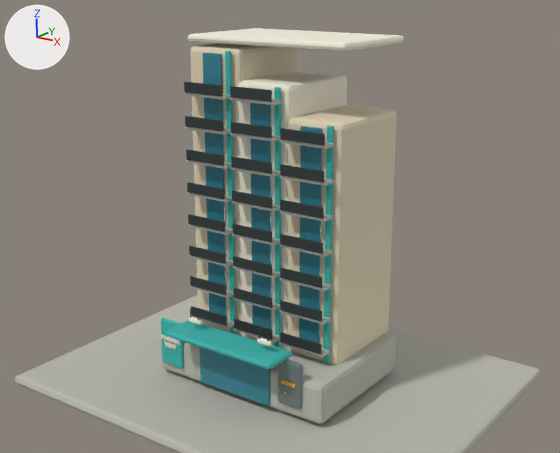
The Blender file assets/condo-marina-v2.blend as it was, and as the next commit left it.
The view is the same before and after, from the file's camera 'Camera'. Arrows for +X, +Y and +Z are at upper left; the lights stay in place. The older version comes first.

The older version as bpy lines, for what is in view:
```python
ob_devi_marina_condo_call_kit___chalk = bpy.data.objects.new('DEVI MARINA CONDO CALL KIT · Chalk', me_cube_103)
ob_devi_marina_condo_call_kit___chalk.parent = ob_devi_marina_condo_call_kit
ob_devi_marina_condo_call_kit___chalk.location = (0.0, 0.65, 9.25)
ob_devi_marina_condo_call_kit___concrete = bpy.data.objects.new('DEVI MARINA CONDO CALL KIT · Concrete', me_cube_104)
ob_devi_marina_condo_call_kit___concrete.parent = ob_devi_marina_condo_call_kit
ob_devi_marina_condo_call_kit___concrete.location = (0.0, -0.1, 0.62)
ob_devi_marina_condo_call_kit___dark_metal = bpy.data.objects.new('DEVI MARINA CONDO CALL KIT · Dark metal', me_cube_108)
ob_devi_marina_condo_call_kit___dark_metal.parent = ob_devi_marina_condo_call_kit
ob_devi_marina_condo_call_kit___dark_metal.location = (1.82, -2.08, 1.02)
ob_devi_marina_condo_call_kit___graphic_glass = bpy.data.objects.new('DEVI MARINA CONDO CALL KIT · Graphic glass', me_cube_105)
ob_devi_marina_condo_call_kit___graphic_glass.parent = ob_devi_marina_condo_call_kit
ob_devi_marina_condo_call_kit___graphic_glass.location = (0.0, -2.06, 0.92)
ob_devi_marina_condo_call_kit___ink = bpy.data.objects.new('DEVI MARINA CONDO CALL KIT · Ink', me_cylinder_014)
ob_devi_marina_condo_call_kit___ink.parent = ob_devi_marina_condo_call_kit
ob_devi_marina_condo_call_kit___ink.location = (-1.28, -2.28, 2.22)
ob_devi_marina_condo_call_kit___warm_plaster = bpy.data.objects.new('DEVI MARINA CONDO CALL KIT · Warm plaster', me_cube_048)
ob_devi_marina_condo_call_kit___warm_plaster.parent = ob_devi_marina_condo_call_kit
ob_devi_marina_condo_call_kit___warm_plaster.location = (-1.55, 0.6, 5.05)
ob_devi_marina_condo_call_kit___weathered_teal = bpy.data.objects.new('DEVI MARINA CONDO CALL KIT · Weathered teal', me_cube_050)
ob_devi_marina_condo_call_kit___weathered_teal.parent = ob_devi_marina_condo_call_kit
ob_devi_marina_condo_call_kit___weathered_teal.location = (-0.97, -0.9, 5.1)
ob_ground = bpy.data.objects.new('Ground', me_cube_111)
ob_ground.parent = ob_preview_only
ob_ground.location = (0.0, 0.0, -0.18)
```
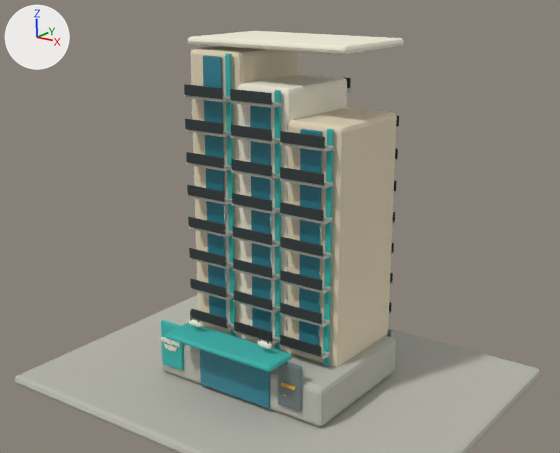
Location of each change, [x1, y1, x2, y2] in pixels of the pictures (560 x 453 px):
'DEVI MARINA CONDO CALL KIT · Warm plaster', moved
    before: [190, 43, 397, 364]
    after: [190, 46, 397, 367]
'DEVI MARINA CONDO CALL KIT · Concrete', moved
    before: [160, 92, 396, 423]
    after: [160, 88, 399, 426]
'DEVI MARINA CONDO CALL KIT · Graphic glass', moved
    before: [200, 53, 323, 406]
    after: [200, 55, 322, 409]
'DEVI MARINA CONDO CALL KIT · Ink', moved
    before: [184, 82, 325, 354]
    after: [184, 75, 399, 357]
'DEVI MARINA CONDO CALL KIT · Chalk', moved
    before: [161, 28, 404, 350]
    after: [161, 31, 404, 352]
'DEVI MARINA CONDO CALL KIT · Weathered teal', moved
    before: [161, 51, 334, 369]
    after: [161, 53, 334, 372]
'DEVI MARINA CONDO CALL KIT · Dark metal', moved
    before: [278, 359, 303, 409]
    after: [278, 329, 392, 411]

The change, as a list of edits to the scene's bpy script:
```text
Change ob_devi_marina_condo_call_kit___warm_plaster:
    ob_devi_marina_condo_call_kit___warm_plaster.location: (-1.55, 0.6, 5.05) -> (-1.55, 0.6, 4.98)
Change ob_devi_marina_condo_call_kit___weathered_teal:
    ob_devi_marina_condo_call_kit___weathered_teal.location: (-0.97, -0.9, 5.1) -> (-0.97, -0.9, 5.03)
Change ob_devi_marina_condo_call_kit___chalk:
    ob_devi_marina_condo_call_kit___chalk.location: (0.0, 0.65, 9.25) -> (0.0, 0.65, 9.18)
Change ob_devi_marina_condo_call_kit___concrete:
    ob_devi_marina_condo_call_kit___concrete.location: (0.0, -0.1, 0.62) -> (0.0, -0.1, 0.55)
Change ob_devi_marina_condo_call_kit___graphic_glass:
    ob_devi_marina_condo_call_kit___graphic_glass.location: (0.0, -2.06, 0.92) -> (0.0, -2.06, 0.85)
Change ob_devi_marina_condo_call_kit___dark_metal:
    ob_devi_marina_condo_call_kit___dark_metal.location: (1.82, -2.08, 1.02) -> (1.82, -2.08, 0.95)
Change ob_devi_marina_condo_call_kit___ink:
    ob_devi_marina_condo_call_kit___ink.location: (-1.28, -2.28, 2.22) -> (-1.28, -2.28, 2.15)
```
